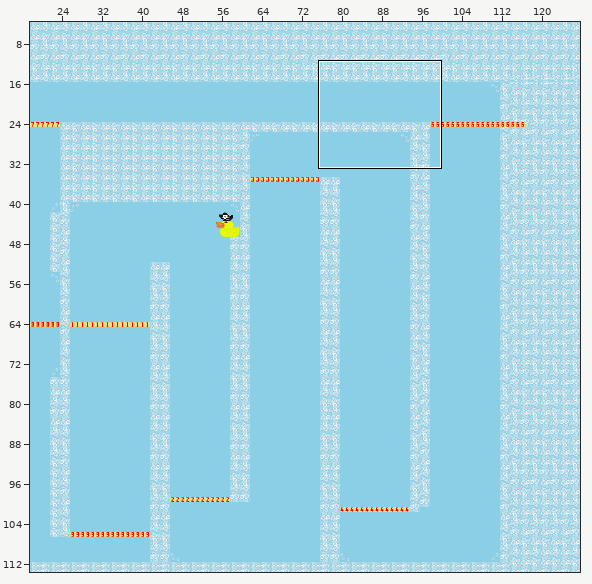
Tiled map -- assets/maps/map2.tmx. Above: a wide view before the commit, with the close-up outlined.
Close-up. Before the commit:
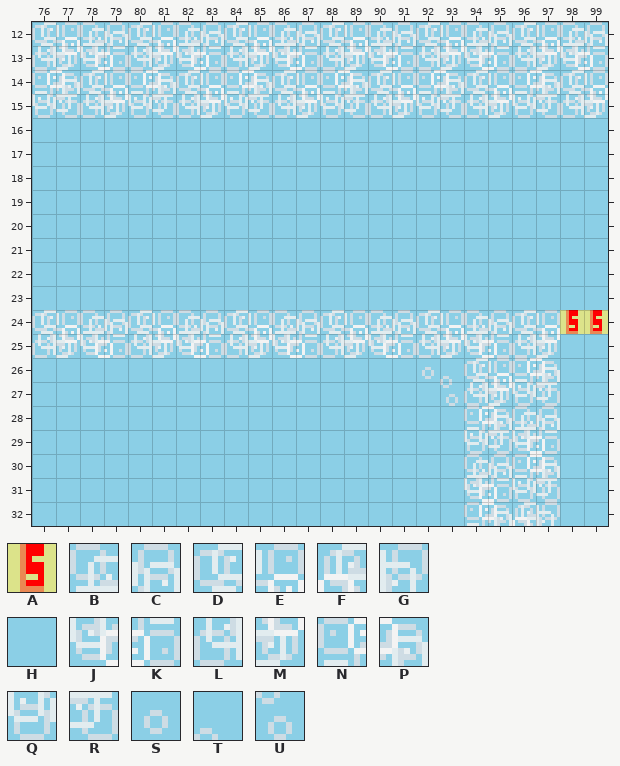
Cells are 8x8 px. Shown: x 76..99, y 12..32. The commit also changed other parts of the map, which this record leaves out.
Key: from "tile-sheet2": A 5, B 10, C 11, D 12, E 13, F 14, G 15, H 21, J 26, K 27, L 28, M 29, N 46, P 47, Q 62, R 63, S 77, T 79, U 95.
_ is an empty cell, # one hidden under a higher layer.
Layers that did not change in this view are not listed.
Layer "objects" before, first column x 76:
12 DEBCDEBCDEBCDEBCDEBCDEBC
13 LMJKLMJKLMJKLMJKLMJKLMJK
14 NPDENPDENPDENPDENPDENPDE
15 ________________________
16 ________________________
17 ________________________
18 ________________________
19 ________________________
20 ________________________
21 ________________________
22 ________________________
23 ________________________
24 DEBCDEBCDEBCDEBCDEBCDE__
25 LMJKLMJKLMJKLMJKLMJKLM__
26 ________________STDENP__
27 ________________HULMQR__
28 __________________NPBC__
29 __________________QRJK__
30 __________________BCNP__
31 __________________JKQR__
32 __________________NPFG__
After:
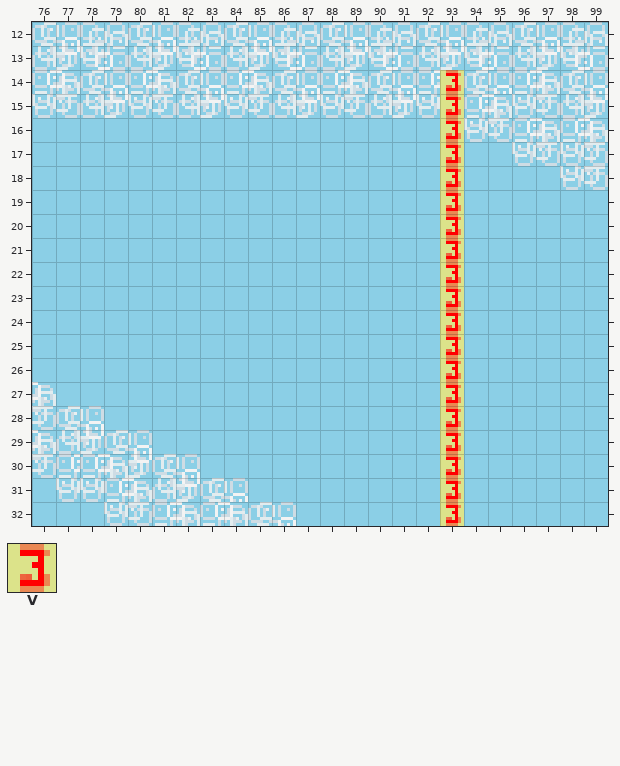
Further tiles: from "tile-sheet2": V 3.
Change:
Layer "objects":
y 15: x 94..95 __ -> NP
y 16: x 94..99 ______ -> QRNPNP
y 17: x 96..99 ____ -> QRQR
y 18: x 98..99 __ -> QR
y 24: x 76..97 DEBCDEBCDEBCDEBCDEBCDE -> HHHHHHHHHHHHHHHHH#HHHH
y 25: x 76..97 LMJKLMJKLMJKLMJKLMJKLM -> HHHHHHHHHHHHHHHHH#HHHH
y 26: x 92..97 STDENP -> H#HHHH
y 27: x 76 _ -> P; x 93..97 ULMQR -> #HHHH
y 28: x 76..78 ___ -> RDE; x 94..97 NPBC -> HHHH
y 29: x 76..80 _____ -> PLMDE; x 94..97 QRJK -> HHHH
y 30: x 76..82 _______ -> RNNPMDE; x 94..97 BCNP -> HHHH
y 31: x 77..84 ________ -> QQNPLMDE; x 94..97 JKQR -> HHHH
y 32: x 79..86 ________ -> QRNPNPDE; x 94..97 NPFG -> HHHH
Layer "checkpoints":
y 14..23: x 93 _ -> V
y 24: x 93 _ -> V; x 98..99 AA -> __
y 25..32: x 93 _ -> V
